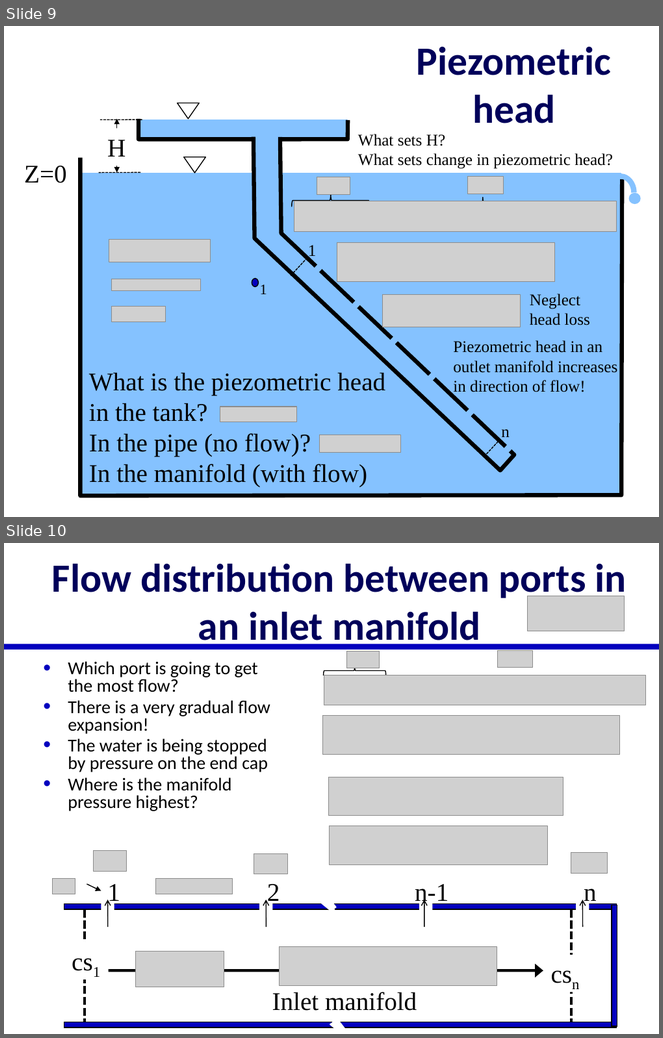
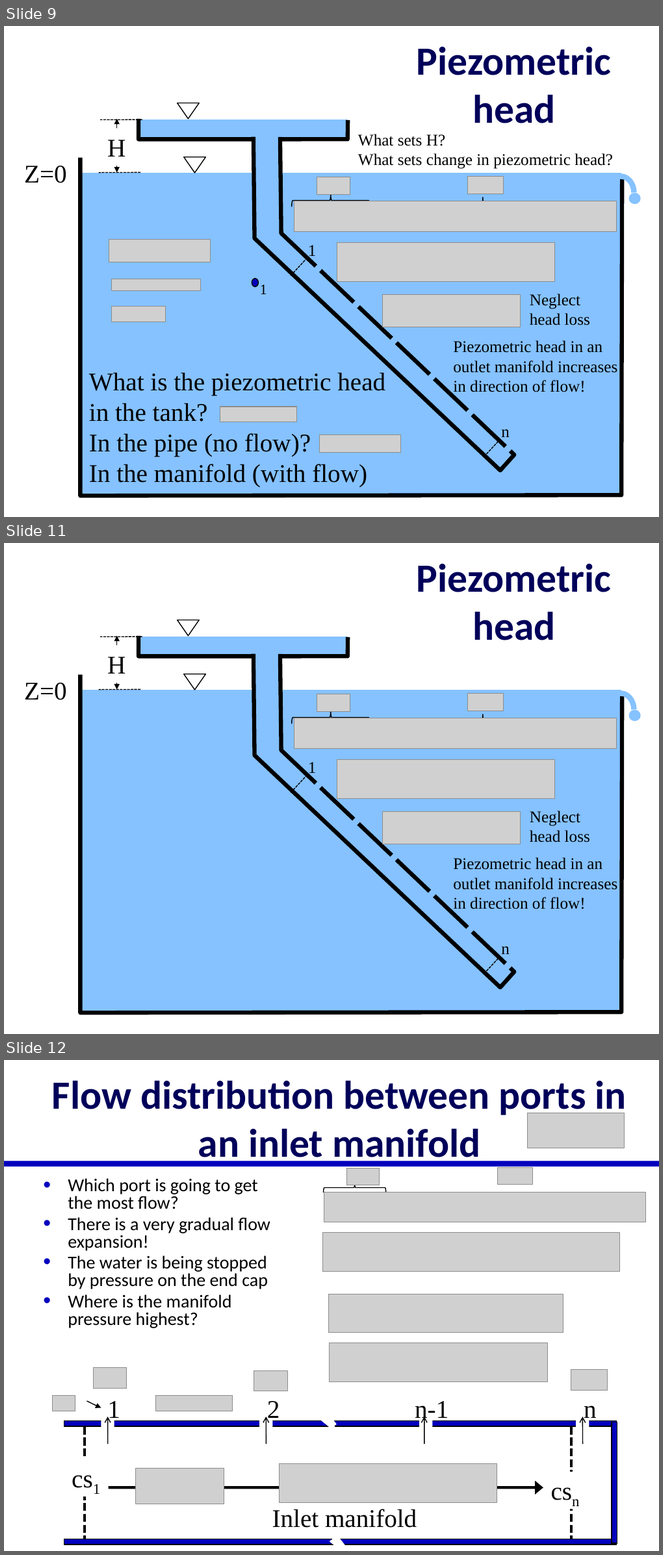
Before and after one commit to monroews/CEE4520Lectures, a slide deck: Manifolds.pptx. Shown one above the other, each under a label of ours: slides 9 and 10 before the commit, slides 9, 11 and 12 after it; the slides between them are not shown. The pictures are 663x1038 and 663x1555 pixels, drawn with LibreOffice and Linux fonts; fonts in the diff are those of the drawing; grey boxes stand for pictures. Boxes give left, top, right and bottom in pixels: in the first picture for what was removed or moved away, otherwise in the second. Text is boxed around its words. In the diff, an @@ line names an element or a change of style, - is before the commit and + after.

Commit message:
lecture updates

```diff
--- a/Manifolds.pptx
+++ b/Manifolds.pptx
@@ slide 11 added at (4,543,659,1034), background #FFFFFF @@
@@ title added at (417,563,612,641), 44 pt, text #00005A, bold @@
+Piezometric head
@@ triangle added at (177,620,198,636), fill #FFFFFF, outline #000000 1 pt @@
@@ line added from (142, 637) to (100, 637), #000000 1 pt dashed @@
@@ double arrow added from (116, 636) to (116, 690), #000000 1 pt @@
@@ rectangle added at (139,637,347,656), fill #85C2FF, outline #85C2FF 1 pt @@
@@ freeform shape added at (139,636,348,656), outline #000000 4.5 pt @@
@@ text added at (107,657,126,674), 28 pt, text #000000 @@
+H
@@ freeform shape added at (204,641,562,988), fill #85C2FF, outline #000000 4.5 pt @@
@@ freeform shape added at (81,675,623,1014), outline #000000 4.5 pt @@
@@ triangle added at (184,674,206,690), fill #FFFFFF, outline #000000 1 pt @@
@@ text added at (24,683,67,700), 28 pt, text #000000 @@
+Z=0
@@ rectangle added at (81,691,622,1013), fill #85C2FF, outline #85C2FF 1 pt @@
@@ line added from (141, 690) to (98, 690), #000000 1 pt dashed @@
@@ group added at (292,694,616,749): 3 pictures, 2 left braces @@
@@ arc (boxed as its full ellipse) added at (607,693,634,726), outline #85C2FF 6 pt @@
@@ ellipse added at (630,710,641,720), fill #85C2FF, outline #85C2FF 1 pt @@
@@ group added at (291,762,510,974): 2 lines, 2 texts @@
+n
+1
@@ picture added at (337,760,555,798) @@
@@ picture added at (383,812,520,845) @@
@@ text added at (530,811,590,843), 18 pt, text #000000 @@
+Neglect head loss
@@ text added at (453,858,618,913), 18 pt, text #000000 @@
+Piezometric head in an outlet manifold increases in direction of flow!
@@ group added at (311,778,514,976): 6 rectangles @@
@@ what was slide 10 is now slide 12 @@
```
Also in this commit, not shown: 1 other slide added.
